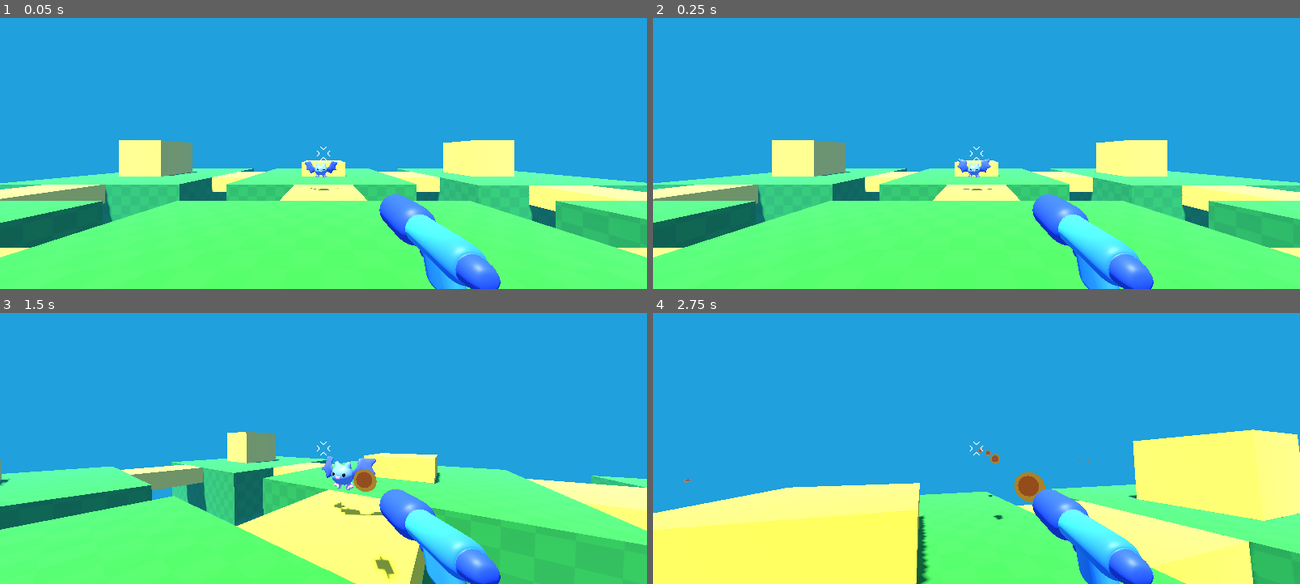
Above: before the commit, frames 1-4 (two rows, left to right).
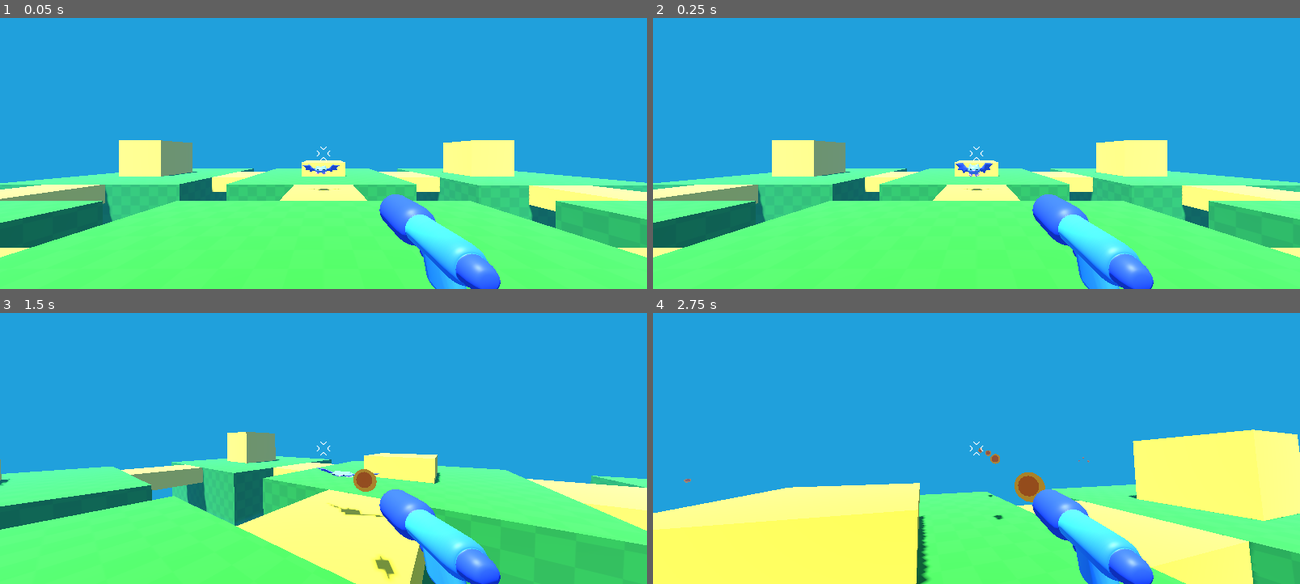
Above: after the commit, the same moments.

Repository: aloepker/first-practice-3d-game-project
Game: Godot game, scene res://game.tscn
Two runs of this game, one before a commit and one after it. Both use one fixed random seed, a clock stepped at 60 frames per second and the inputs below.
Inputs (mouse positions are in pixels of both pictures, inside the frame that each line leads up to):
- Up to frame 1 (0.05 s): no input
- Up to frame 2 (0.25 s): no input
- Up to frame 3 (1.5 s): move the mouse to (355, 448) at 0.52 s; hold Right mouse button (shoot) 0.53-1.28 s; hold W (move_forward) from 0.53 s (still down); tap Space (jump) at 0.77 s; move the mouse to (291, 448) at 1.27 s; right-click (291, 448) at 1.35 s
- Up to frame 4 (2.75 s): keep holding W (move_forward); tap Space (jump) at 1.52 s; move the mouse to (989, 443) at 2.02 s; hold Right mouse button (shoot) from 2.03 s (still down)

The runs differ from the first frame. In frame 1, 0.1% of the frame differs, in the area x 46-53%, y 52-64%; in frame 2, 0.1%; in frame 3, 0.5%, in the area x 49-60%, y 52-76%; in frame 4, nothing differs.

Commit message:
started to create the bat's injured animation

Diff:
--- /dev/null
+++ b/mob/bat/bat_model.tscn
@@ -0,0 +1,48 @@
+[gd_scene format=3 uid="uid://clg3xj5mc100x"]
+
+[ext_resource type="PackedScene" uid="uid://c4ybh3ky1da1i" path="res://mob/bat/bat_model.glb" id="1_1he7g"]
+
+[sub_resource type="Animation" id="Animation_1he7g"]
+length = 0.23333333
+loop_mode = 1
+tracks/0/type = "value"
+tracks/0/imported = false
+tracks/0/enabled = true
+tracks/0/path = NodePath("Armature/Skeleton3D/bat:scale")
+tracks/0/interp = 1
+tracks/0/loop_wrap = true
+tracks/0/keys = {
+"times": PackedFloat32Array(0, 0.1),
+"transitions": PackedFloat32Array(1, 1),
+"update": 0,
+"values": [Vector3(1, 1, 1), Vector3(1, 0.2, 1)]
+}
+
+[sub_resource type="AnimationLibrary" id="AnimationLibrary_030dj"]
+_data = {
+&"hurt": SubResource("Animation_1he7g")
+}
+
+[node name="bat_model" unique_id=120056570 instance=ExtResource("1_1he7g")]
+
+[node name="Skeleton3D" parent="Armature" parent_id_path=PackedInt32Array(1644333598) index="0" unique_id=2079112780]
+bones/0/position = Vector3(0, -0.007400004, 0)
+bones/1/rotation = Quaternion(-0.028654926, 0.18848532, -0.6867176, 0.7014778)
+bones/2/rotation = Quaternion(-0.056015443, -0.016041048, 0.27483782, 0.9597235)
+bones/3/rotation = Quaternion(0.04121358, 0.059984986, 0.2647528, 0.96156603)
+bones/4/rotation = Quaternion(-0.028654926, -0.18848532, 0.6867176, 0.7014778)
+bones/5/rotation = Quaternion(-0.056015443, 0.016041048, -0.27483782, 0.9597235)
+bones/6/rotation = Quaternion(0.04121358, -0.059984986, -0.2647528, 0.96156603)
+bones/7/position = Vector3(0.1309921, -0.22739176, -0.087851465)
+bones/7/rotation = Quaternion(0.26196837, 0.08345512, 0.26575127, 0.9240044)
+bones/8/rotation = Quaternion(3.8433356e-08, 0.69088244, 0.72296715, 1.6451473e-08)
+bones/10/position = Vector3(-0.1309921, -0.22739176, -0.087851465)
+bones/10/rotation = Quaternion(0.26196837, -0.083455116, -0.26575127, 0.9240044)
+bones/11/rotation = Quaternion(2.5423756e-08, 0.69088244, 0.72296715, 3.637758e-08)
+
+[node name="bat" parent="Armature/Skeleton3D" index="0" unique_id=1450876937]
+transform = Transform3D(1, 0, 0, 0, 0.2, 0, 0, 0, 1, 0, 0, 0)
+
+[node name="AnimationPlayer" parent="." index="1" unique_id=563622237]
+libraries/custom = SubResource("AnimationLibrary_030dj")
+autoplay = &"custom/hurt"
--- a/mob/mob.tscn
+++ b/mob/mob.tscn
@@ -1,6 +1,6 @@
 [gd_scene format=3 uid="uid://dpbl8w0mx1cs3"]
 
-[ext_resource type="PackedScene" uid="uid://c4ybh3ky1da1i" path="res://mob/bat/bat_model.glb" id="1_7b8ug"]
+[ext_resource type="PackedScene" uid="uid://clg3xj5mc100x" path="res://mob/bat/bat_model.tscn" id="1_7b8ug"]
 
 [sub_resource type="SphereShape3D" id="SphereShape3D_0ox0n"]
 radius = 0.361
@@ -8,28 +8,7 @@
 [node name="Mob" type="RigidBody3D" unique_id=1570425237]
 gravity_scale = 0.0
 
-[node name="bat_model" parent="." unique_id=1866758119 instance=ExtResource("1_7b8ug")]
-transform = Transform3D(1.0000001, 0, 2.9802322e-08, 0, 1, 0, -2.9802322e-08, 0, 1.0000001, 0, 0, 0)
-
-[node name="Skeleton3D" parent="bat_model/Armature" parent_id_path=PackedInt32Array(1866758119, 2043573932) index="0" unique_id=243032945]
-bones/0/position = Vector3(0, -0.007400004, 0)
-bones/1/rotation = Quaternion(-0.028654926, 0.18848532, -0.6867176, 0.7014778)
-bones/2/rotation = Quaternion(-0.056015443, -0.016041048, 0.27483782, 0.9597235)
-bones/3/rotation = Quaternion(0.04121358, 0.059984986, 0.2647528, 0.96156603)
-bones/4/rotation = Quaternion(-0.028654926, -0.18848532, 0.6867176, 0.7014778)
-bones/5/rotation = Quaternion(-0.056015443, 0.016041048, -0.27483782, 0.9597235)
-bones/6/rotation = Quaternion(0.04121358, -0.059984986, -0.2647528, 0.96156603)
-bones/7/position = Vector3(0.1309921, -0.22739176, -0.087851465)
-bones/7/rotation = Quaternion(0.26196837, 0.08345512, 0.26575127, 0.9240044)
-bones/8/rotation = Quaternion(3.8433356e-08, 0.69088244, 0.72296715, 1.6451473e-08)
-bones/10/position = Vector3(-0.1309921, -0.22739176, -0.087851465)
-bones/10/rotation = Quaternion(0.26196837, -0.083455116, -0.26575127, 0.9240044)
-bones/11/rotation = Quaternion(2.5423756e-08, 0.69088244, 0.72296715, 3.637758e-08)
-
-[node name="AnimationPlayer" parent="bat_model" index="1" unique_id=1036146751]
-autoplay = &"Idle"
-
 [node name="CollisionShape3D" type="CollisionShape3D" parent="." unique_id=1194943541]
 shape = SubResource("SphereShape3D_0ox0n")
 
-[editable path="bat_model"]
+[node name="bat_model" parent="." unique_id=120056570 instance=ExtResource("1_7b8ug")]
